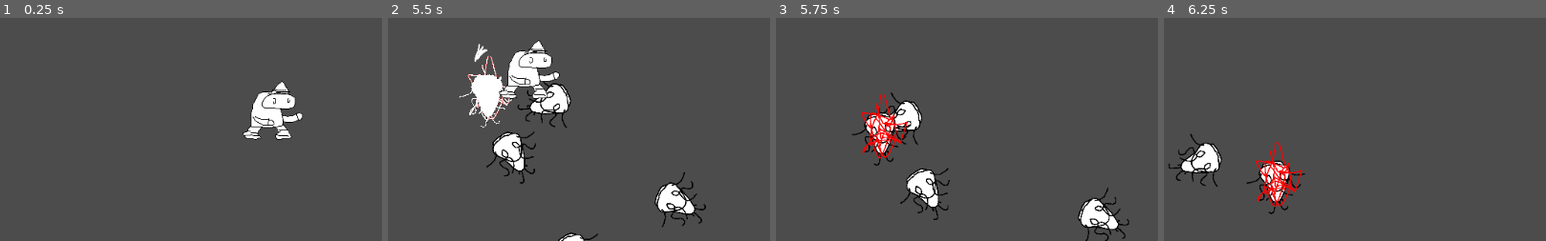
Above: before the commit, frames 1-4 (left to right).
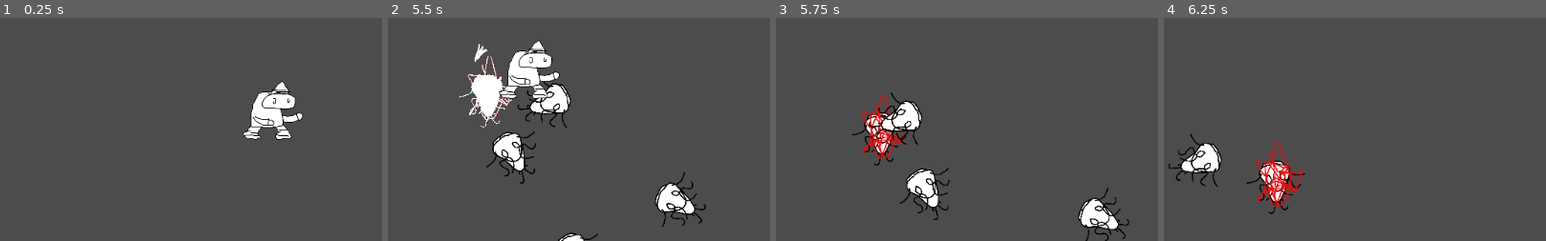
Above: after the commit, the same moments.

Repository: Snorps/deworming
Game: Godot game, scene res://Game_Container.tscn
The game is run twice, just before and just after one commit, with the same random seed, the same clock (stepped at 60 frames per second) and the same inputs.
Inputs (mouse positions are % of the whole screen's width and height, from its top left):
- Up to frame 1 (0.25 s): no input
- Up to frame 2 (5.5 s): tap Enter at 0.5 s; move the mouse to (45, 70) at 0.52 s; hold W (move_up) 0.53-2.03 s; click (45, 70) at 0.67 s; move the mouse to (80, 65) at 1.27 s; move the mouse to (20, 35) at 2.02 s; hold A (move_left) 2.03-3.53 s; move the mouse to (55, 50) at 2.77 s; click (55, 50) at 2.92 s; move the mouse to (35, 25) at 3.52 s; hold S (move_down) 3.53-4.28 s; move the mouse to (72, 45) at 4.27 s; hold D (move_right) 4.28-5.03 s; move the mouse to (30, 55) at 5.02 s; hold W (move_up) from 5.03 s (still down); click (30, 55) at 5.17 s
- Up to frame 3 (5.75 s): keep holding W (move_up)
- Up to frame 4 (6.25 s): move the mouse to (60, 28) at 5.77 s; release W (move_up) at 5.78 s; hold D (move_right) from 5.78 s (still down)
The pictures show only the part of the screen within x 16-66%, y 26-76%; the shares and areas given below are measured in that part.

Frames 1-2 are identical in both runs. In frame 3, 0.4% of the frame differs, in the area x 24-35%, y 39-56%; in frame 4, nothing differs.

Commit message:
Adjusted mob z index.

Diff:
--- a/Scripts/Mob.gd
+++ b/Scripts/Mob.gd
@@ -13,8 +13,7 @@
 
 		set_collision_layer_bit(0, 1)
 		set_linear_damp(2)
-		z_index = 0
-
+		z_index = -1
 
 		$AnimatedSprite.material.set_shader_param("active", true)
 		get_tree().paused = true
